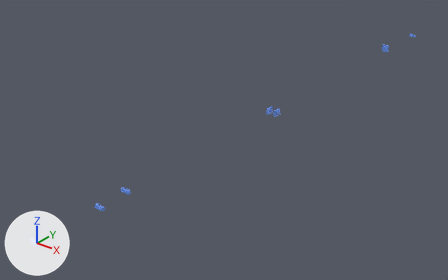
What one commit did to the FBX model mapWall.fbx.
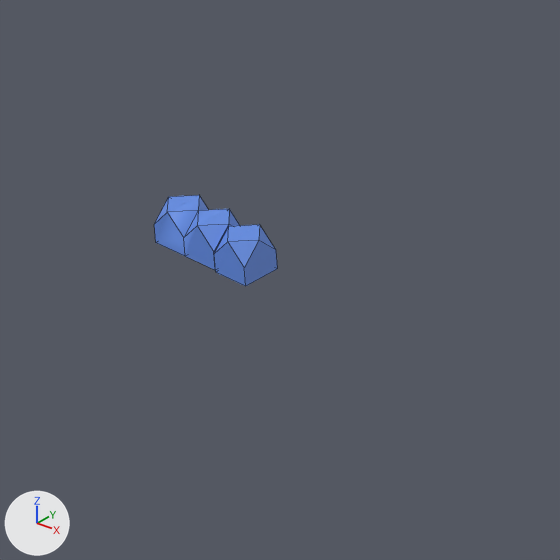
The first picture shows the older version from a camera (50 mm lens) standing at (11.1, -4.8, 8.7) and looking at (-1.5, 10.9, -1.1). The close-ups show both versions on the part from 24% to 35% of the width and 61% to 78% of the height of that picture; other places that the commit changed are outside them. Arrows for +X, +Y and +Z are at lower left; the lights stay in place. The close-ups show mesh edges as thin lines. Where no turn or scale is listed for an object, it has been applied to the vertices. Vertices at the same position are counted once.

Script lines for the objects in view, before the commit:
```python
me_cube_182 = bpy.data.meshes.new('Cube.182')
me_cube_182.from_pydata(...)  # 42 vertices, 29 faces; spans x -0.05..0.25, y -0.05..0.05, z -0.056..0.05
me_cube_182.materials.append(mat_マテリアル)  # blue #648fe7
ob_wall_003 = bpy.data.objects.new('wall.003', me_cube_182)
ob_wall_003.location = (-0.2, 4.9, 0.1)
```
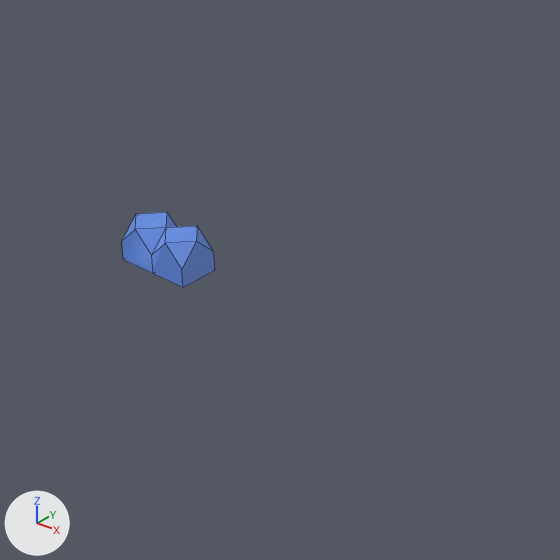
What differs and where, as boxes [x1, y1, x2, y2] in the close-ups (560 x 560 px; the box of a moved part takes in the faces that stretch with it):
'wall.003', reshaped, moved (25% narrower, 16% shorter)
    before: [154, 195, 278, 286]
    after: [122, 212, 215, 288]
part 1 of me_cube_182, deleted (blue)
    before: [214, 224, 278, 286]
part 2 of me_cube_182, moved or reshaped
    before: [184, 209, 240, 270]
    after: [122, 212, 177, 273]

The edits, one by one:
me_cube_182 is used by ob_wall_003; location (-0.2, 4.9, 0.1).
me_cube_182 had 42 vertices, 29 faces and spanned x -0.05..0.25, y -0.05..0.05, z -0.056..0.05.
me_cube_182 now has 26 vertices, 19 faces and spans x -0.15..0.05, y -0.05..0.05, z -0.05..0.05.
me_cube_182 part 1: the loose piece of 16 vertices spanning x 0.15..0.25, y -0.05..0.05, z -0.056..0.044 is deleted.
Part 2, on me_cube_182:
10 vertices are removed from x 0.1..0.15, y -0.05..0.05, z -0.05..0.05.
9 faces are deleted.
10 vertices are added at x -0.15..-0.1, y -0.05..0.05, z -0.05..0.05.
9 new faces join them.
Object 'wall.003' (ob_wall_003) moves from (-0.2, 4.9, 0.1) to (-0.1, 4.8, 0.1).
